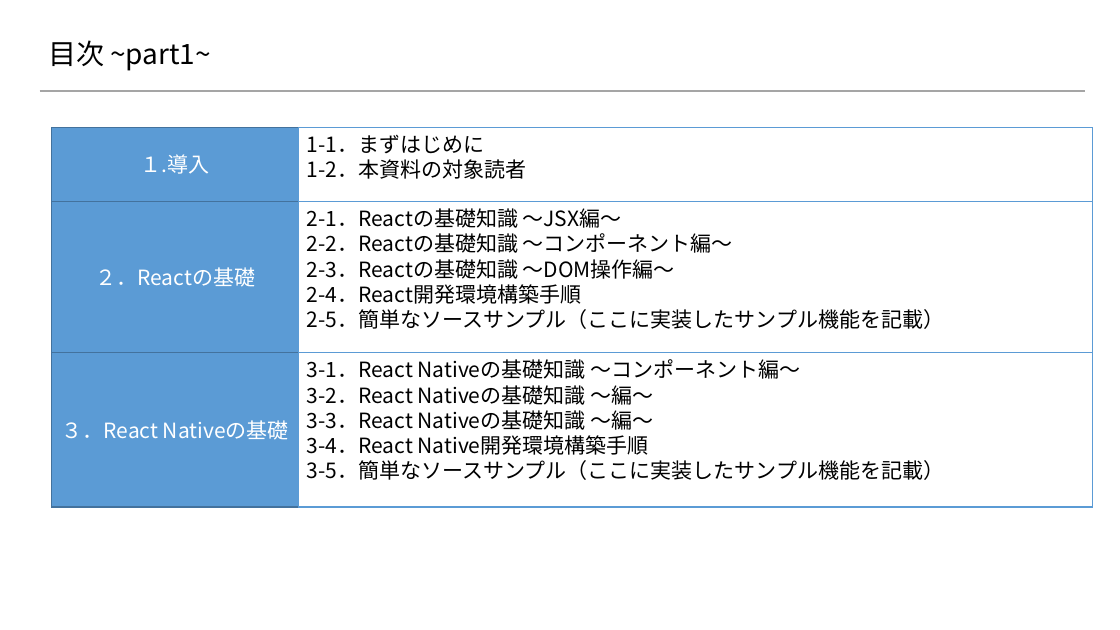
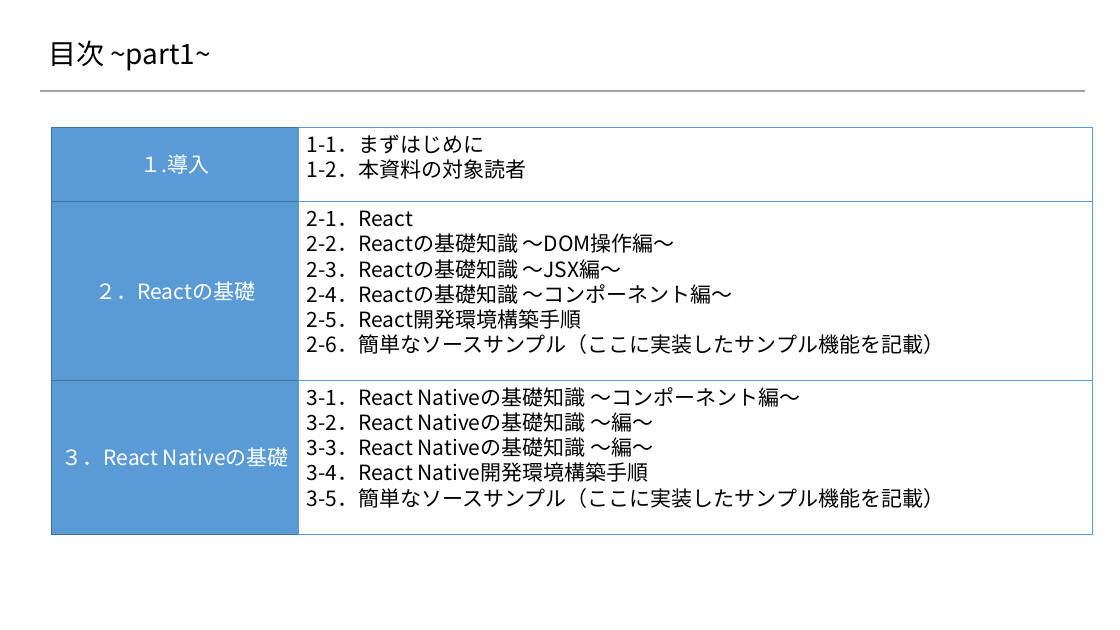
Before and after one commit to 2018SYSTEMI34/diary, a slide deck: slide 2 of doc/02_SlideShare/表紙.pptx. Drawn at 1120x630 pixels with LibreOffice and Linux fonts; fonts in the diff are those of the drawing; background and template pictures are left out. Boxes give left, top, right and bottom in pixels: in the first picture for what was removed or moved away, otherwise in the second. Text is boxed around its words. In the diff, an @@ line names an element or a change of style, - is before the commit and + after.

Commit message:
目次修正

```diff
--- a/doc/02_SlideShare/表紙.pptx
+++ b/doc/02_SlideShare/表紙.pptx
@@ rectangle "２．Reactの基礎" resized from (x1=52, y1=202, x2=299, y2=353) to (x1=52, y1=202, x2=299, y2=381) @@
@@ rectangle "2-1．React" resized from (x1=298, y1=202, x2=1092, y2=353) to (x1=298, y1=202, x2=1092, y2=381) @@
@@ text in rectangle at (x1=307, y1=210, x2=944, y2=354): text changed @@
-2-1．Reactの基礎知識 ～JSX編～
-2-2．Reactの基礎知識 ～コンポーネント編～
-2-3．Reactの基礎知識 ～DOM操作編～
-2-4．React開発環境構築手順
-2-5．簡単なソースサンプル（ここに実装したサンプル機能を記載）
+2-1．React
+2-2．Reactの基礎知識 ～DOM操作編～
+2-3．Reactの基礎知識 ～JSX編～
+2-4．Reactの基礎知識 ～コンポーネント編～
+2-5．React開発環境構築手順
+2-6．簡単なソースサンプル（ここに実装したサンプル機能を記載）
@@ rectangle "３．React Nativeの基礎" moved from (x1=52, y1=353, x2=299, y2=507) to (x1=52, y1=381, x2=299, y2=535) @@
@@ rectangle "3-1．React Nativeの基礎知識 ～コンポーネント編～" moved from (x1=298, y1=353, x2=1092, y2=507) to (x1=298, y1=381, x2=1092, y2=535) @@
```
